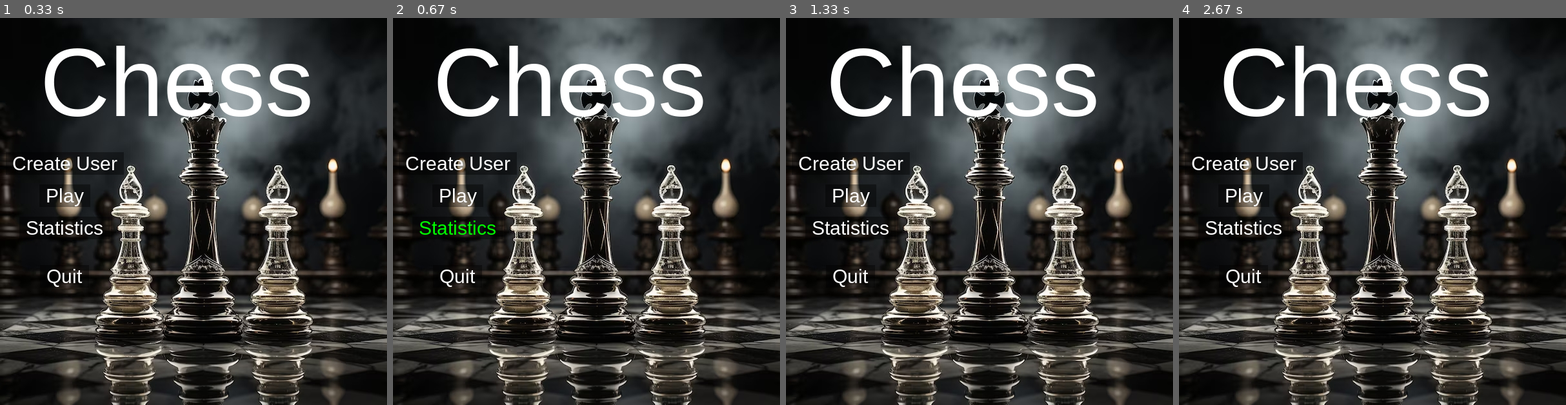
Above: before the commit, frames 1-4 (left to right).
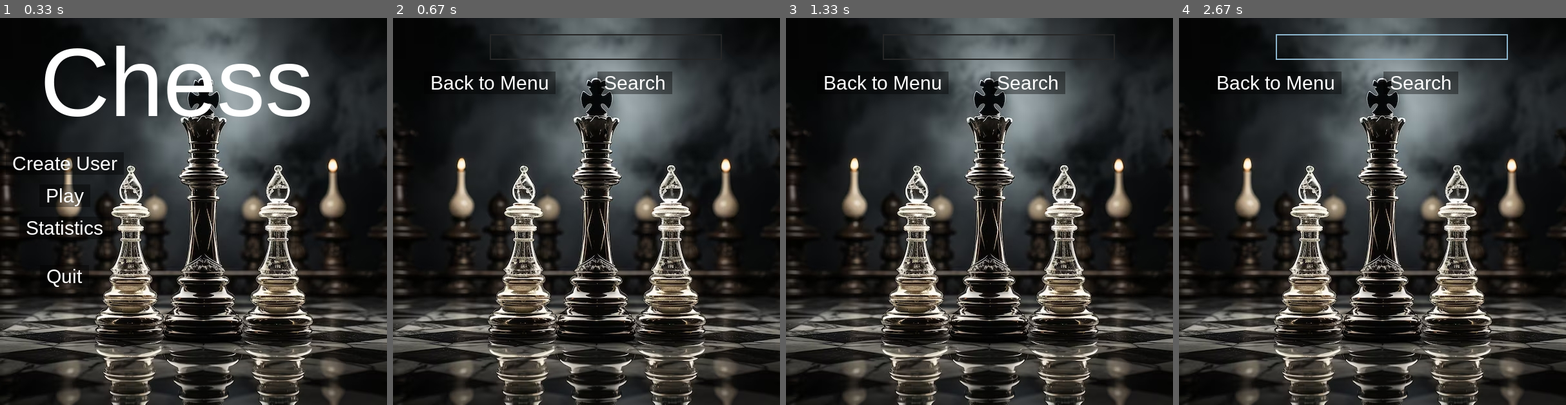
Above: after the commit, the same moments.

Repository: Kronekuto507/chess_pygame
Game: pygame game, started from main.py
Two runs of this game, one before a commit and one after it. Both use one fixed random seed, a clock stepped at 60 frames per second and the inputs below.
Inputs (mouse positions are in pixels of both pictures, inside the frame that each line leads up to):
- Up to frame 1 (0.33 s): no input
- Up to frame 2 (0.67 s): click "Statistics" at 0.38 s
- Up to frame 3 (1.33 s): click (1025, 83) at 0.72 s, where only the run after the commit has a clickable "Search"; click (859, 304) at 1.05 s
- Up to frame 4 (2.67 s): click (1391, 48) at 2.38 s

Frame 1 is identical in both runs. In frame 2, 6.3% of the frame differs, in the area x 1-85%, y 4-70%; in frame 3, 6.3%; in frame 4, 6.5%.

Commit message:
small changes

Diff:
--- a/board/board_template.py
+++ b/board/board_template.py
@@ -29,12 +29,12 @@
         self.black_player = black_player
         self.checked_status = False
         self.current_player_color = 'white'
-        self.winner = None
 
         self.checkmate = False
         b_starter_row = 0
 
         self.sound_detect = 0
+        self.winner = None
 
         self.current_enemy_pieces = None
 
--- a/menu/game.py
+++ b/menu/game.py
@@ -6,6 +6,7 @@
 from widgets.Button import Button
 import sys
 import time
+from database.Query import Query
 
 class Game:
     def __init__(self,screen):
@@ -19,6 +20,7 @@
         chess_board.create_virtual_board()
         chess_board.generate_moves()
         clock = pygame.time.Clock()
+
         while self.is_running:
             self.screen.fill(VERDE)
             chess_board.draw_board()
@@ -56,8 +58,12 @@
                 chess_board.fin = time.time() - chess_board.inicio_tiempo
                 if chess_board.current_player_color == 'white':
                     chess_board.winner = chess_board.black_player
+                    chess_board.black_player.set_win()
+                    chess_board.white_player.set_lose()
                 else:
                     chess_board.winner = chess_board.white_player
+                    chess_board.white_player.set_win()
+                    chess_board.black_player.set_lose()
                 self.end_game_screen(chess_board.fin,chess_board)
 
             #Si hay una pieza seleccionada, entonces esta muestra las celdas a las que puede ir
@@ -110,7 +116,7 @@
 
         #Renderizar piezas blancas
         texto_lista_blancas = list(board.white_player.captured_pieces.items())
-        '''Se le da formato al texto que se imprimira'''
+        '''Se le da formato al texto que se imprimira: el primer elemento de la tupla es el nombre del tipo de pieza. El segundo es la cantidad'''
         texto_lista_blancas = ['Piece: ' + element[0][0].upper() + element[0][1:] + 's amount: ' + str(element[1]) for element in texto_lista_blancas]
         '''Se agrega el texto con su respectiva posicion'''
         diccionario_blancas = {texto:(300,125+(index*15)) for index,texto in enumerate(texto_lista_blancas)}
@@ -123,8 +129,10 @@
         name_black = fuente.render('Black: ' + board.black_player.name,True,'white')
         name_white = fuente.render('White: ' + board.white_player.name,True,'white')
 
+        self.get_info_to_database(player_1=board.black_player,player_2=board.white_player,time=time)
+
         while True:
-            SCREEN.fill((0,0,0))
+            SCREEN.blit(BG_1,(0,0))
             MOUSE_POS = pygame.mouse.get_pos()
             SCREEN.blit(time_lasted,time_lasted_rect)
             SCREEN.blit(moves_done,moves_done_rect)
@@ -157,8 +165,67 @@
 
             board.black_player.reset_counter()
             board.white_player.reset_counter()
+            board.black_player.reset_win()
+            board.white_player.reset_win()
+            board.black_player.reset_lose()
+            board.white_player.reset_lose()
             pygame.display.update()
 
     def set_players(self,player_1,player_2):
         self.players = [Player('white',player_2),Player('black',player_1)]
         print(self.players)
+
+    def get_info_to_database(self,player_1,player_2,time):
+        import sqlite3
+
+        query = Query(primary_database)
+        query.query('''CREATE TABLE IF NOT EXISTS user_stats (
+                        id INTEGER PRIMARY KEY AUTOINCREMENT,
+                        user VARCHAR(255) UNIQUE,
+                        wins INTEGER,
+                        loses INTEGER,
+                        amount_captured INTEGER,
+                        time INTEGER,
+                        FOREIGN KEY(user) REFERENCES usuario(username)
+            )''')
+
+        try:
+            get_user_if_exist_first = query.query(f'''
+                        SELECT COUNT(*) FROM user_stats WHERE user = '{player_1.name}'
+                        ''')
+            first_count = query.fetch_one()[0]
+            get_user_if_exist_second = query.query(f'''
+                        SELECT COUNT(*) FROM user_stats WHERE user = '{player_2.name}'
+
+                      ''')
+            second_count = query.fetch_one()[0]
+
+            #Comprobar para jugador 2
+            if second_count == 0:
+                query.query(f'''INSERT INTO user_stats (user,wins,loses,amount_captured,time)
+                            VALUES ('{player_2.name}',{player_2.return_win()},{player_2.return_lose()},{player_2.total_captured()},{time})
+                            ''')
+            else:
+                query.query(f'''
+                        UPDATE user_stats SET wins = wins + {player_2.return_win()},
+                        loses = loses + {player_2.return_lose()},
+                        amount_captured = amount_captured + {player_2.total_captured()},
+                        time = time + {time} WHERE user = '{player_2.name}'
+                        ''')
+
+            #Comprobar para jugador 1
+            if first_count == 0:
+                query.query(f'''INSERT INTO user_stats (user,wins,loses,amount_captured,time)
+                            VALUES ('{player_1.name}',{player_1.return_win()},{player_1.return_lose()},{player_1.total_captured()},{time})
+                            ''')
+            else:
+                query.query(f'''
+                        UPDATE user_stats SET wins = wins + {player_1.return_win()},
+                        loses = loses + {player_1.return_lose()},
+                        amount_captured = amount_captured + {player_1.total_captured()},
+                        time = time + {time} WHERE user = '{player_1.name}'
+                        ''')
+        except sqlite3.Error as e:
+            print(e)
+        finally:
+            query.__del__()
--- a/menu/menu_functions.py
+++ b/menu/menu_functions.py
@@ -6,6 +6,7 @@
 from widgets.SubmitButton import SubmitButton
 from board.constants import *
 from database.Query import Query
+from menu.Stats import StatMenu
 obtained_text = None
 
 
@@ -114,6 +115,7 @@
 
             if event.type == pygame.KEYDOWN:
                 for text_input in text_inputs:
+                    #Logica a ejecutar cuando esta seleccionado
                     if text_input.select_text_input(MOUSE_BUTTON_POS):
                         if event.key == pygame.K_BACKSPACE:
                             text_input.delete_char()
@@ -204,7 +206,7 @@
 
 
 def leader_board():
-    pass
-
+    stat = StatMenu()
+    stat.render()
 def quit():
     sys.exit()
--- a/player/player_class.py
+++ b/player/player_class.py
@@ -6,6 +6,8 @@
         self.moves_done = 0
         self.captured_pieces = {'rook' : 0, 'pawn': 0, 'queen':0, 'knight':0, 'bishop' : 0}
         self.player_turn = True
+        self.has_won = 0
+        self.has_lost = 0
 
     def counter_increase(self,piece):
         for name in self.captured_pieces.keys():
@@ -15,3 +17,27 @@
     def reset_counter(self):
         for name in self.captured_pieces.keys():
             self.captured_pieces[name] = 0
+
+    def total_captured(self):
+        counter = 0
+        for name in self.captured_pieces.keys():
+            counter += self.captured_pieces[name]
+        return counter
+
+    def reset_win(self):
+        self.has_won = 0
+
+    def set_win(self):
+        self.has_won = 1
+
+    def set_lose(self):
+        self.has_lost = 1
+
+    def reset_lose(self):
+        self.has_lost = 0
+
+    def return_win(self):
+        return self.has_won
+
+    def return_lose(self):
+        return self.has_lost
--- a/widgets/TextInput.py
+++ b/widgets/TextInput.py
@@ -14,7 +14,7 @@
 
         self.color_selected = pygame.Color('lightskyblue3')
         self.color_unselected = pygame.Color('gray15')
-        self.color = self.color_selected
+        self.color = self.color_unselected
         self.is_selected = False
         self.screen = screen
         self.text = ''
Binary file changed: user_info.sqlite
